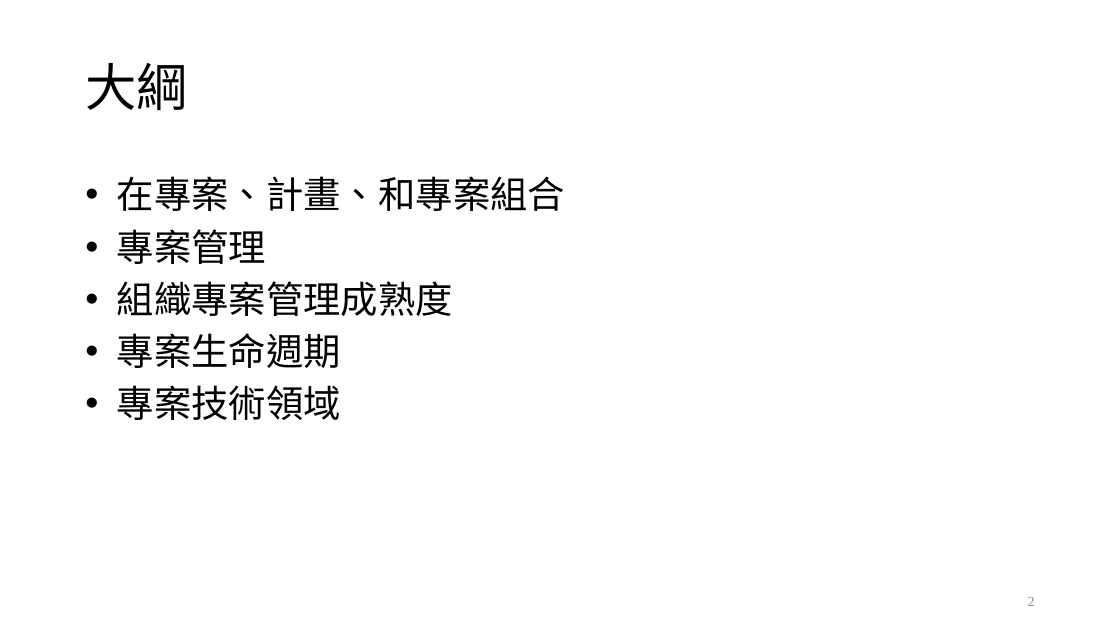
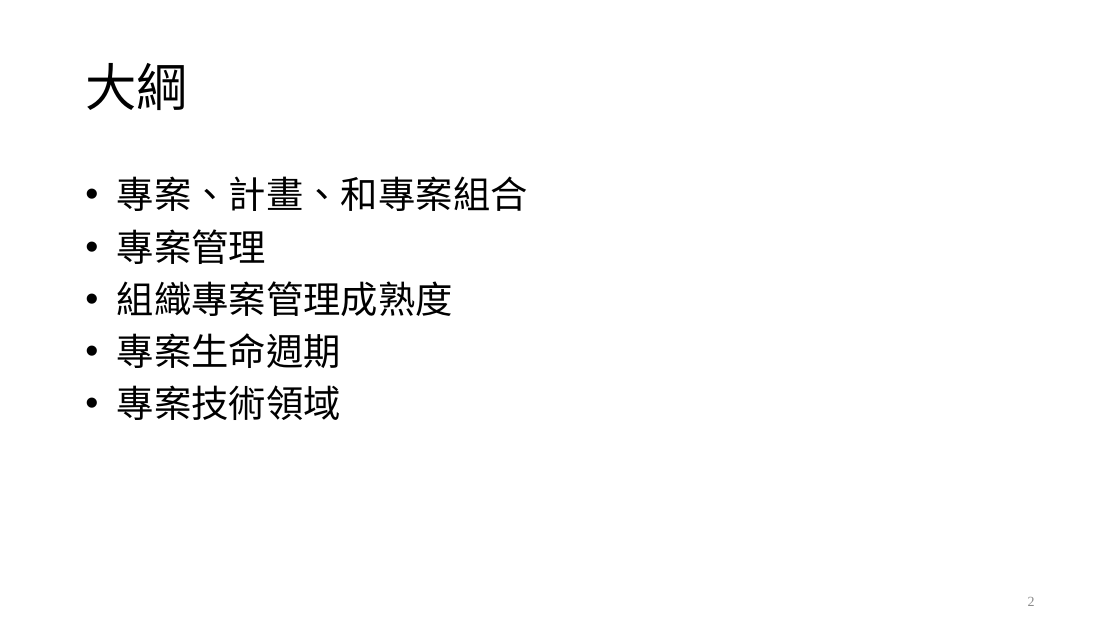
Before and after one commit to ywdeng/uscojywdeng, a slide deck: slide 2 of src/assets/1091/ProjectManagement/CH01/01.pptx. Drawn at 1120x630 pixels with LibreOffice and Linux fonts; fonts in the diff are those of the drawing. Boxes give left, top, right and bottom in pixels: in the first picture for what was removed or moved away, otherwise in the second. Text is boxed around its words. In the diff, an @@ line names an element or a change of style, - is before the commit and + after.

```diff
--- a/src/assets/1091/ProjectManagement/CH01/01.pptx
+++ b/src/assets/1091/ProjectManagement/CH01/01.pptx
@@ text at [117,176,528,211]: text changed @@
-• 在專案、計畫、和專案組合
+• 專案、計畫、和專案組合
```
Also in this commit, not shown: 12 other slides changed, 9 slides added, 6 other files.
